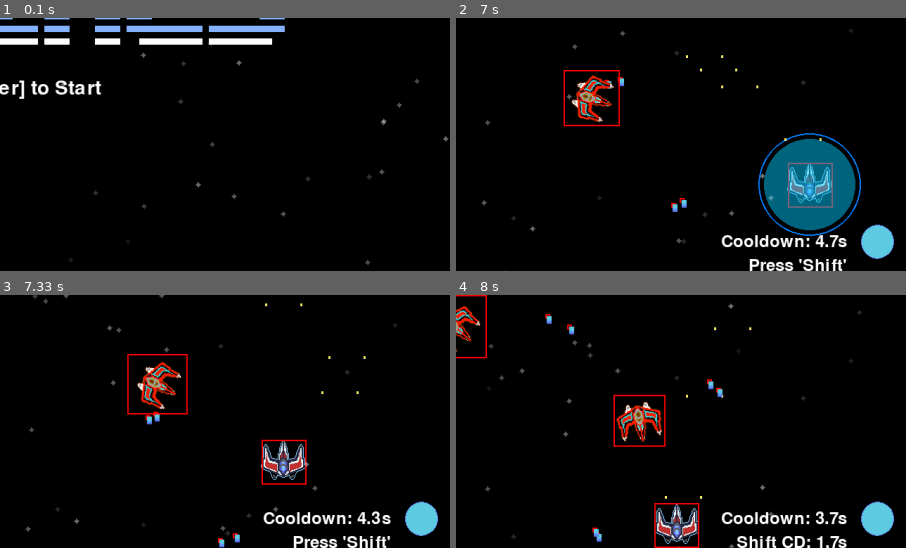
Above: before the commit, frames 1-4 (two rows, left to right).
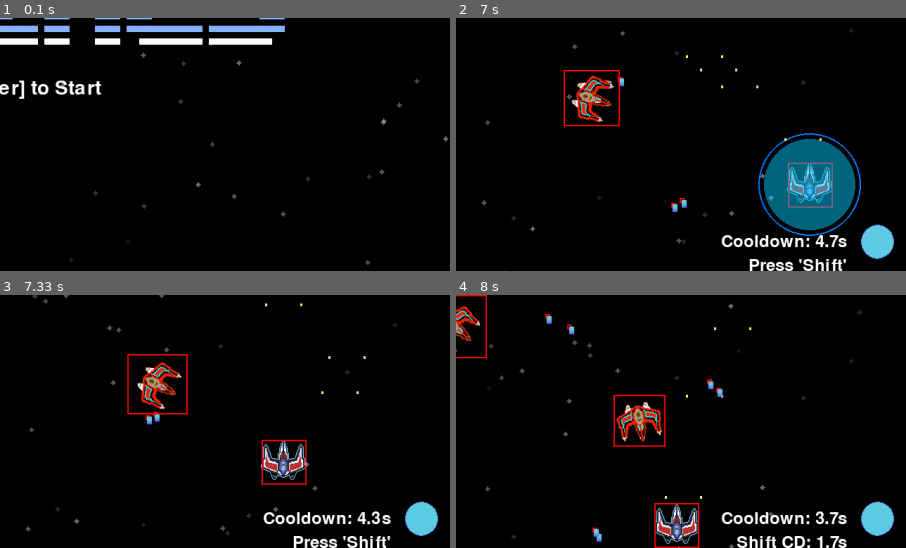
Above: after the commit, the same moments.

Repository: woelffer/gamedemo
Game: pygame game, started from pygamedemo.py
Two runs of this game, one before a commit and one after it. Both use one fixed random seed, a clock stepped at 60 frames per second and the inputs below.
Inputs:
- Up to frame 1 (0.1 s): no input
- Up to frame 2 (7 s): tap Enter at 0.33 s; tap E at 0.67, 1.15, 2.48, 3.82, 5.28, 6.62 s; hold D 1-1.47 s; tap Space at 1.07, 1.37, 1.57, 1.9, 2.2, 2.4, 2.7, 2.97, 3.3, 3.6, 3.73, 4.13, 4.43, 4.8, 5.2, 5.5, 5.7, 6, 6.2, 6.53, 6.83 s; hold W 1.5-1.8 s; hold D 1.83-2.3 s; tap Shift at 1.98, 3.38, 4.88, 6.28 s; hold A 2.33-2.87 s; hold S 2.9-3.2 s; hold A 3.23-3.63 s; hold W 3.67-4.03 s; hold D 4.07-4.7 s; hold S 4.73-5.1 s; hold A 5.13-5.6 s; hold D 5.63-6.1 s; hold W 6.13-6.43 s; hold D 6.47-6.93 s; hold A from 6.97 s (still down)
- Up to frame 3 (7.33 s): keep holding A; tap Space at 7.03 s
- Up to frame 4 (8 s): tap Space at 7.33, 7.6, 7.93 s; release A at 7.5 s; hold S 7.53-7.83 s; tap Shift at 7.68 s; hold A from 7.87 s (still down)
The pictures show only the part of the screen within x 50-100%, y 50-100%; the shares and areas given below are measured in that part.

Frames 1-2 are identical in both runs. In frame 3, 0.1% of the frame differs, in the area x 48-54%, y 94-100%; in frame 4, nothing differs.

Commit message:
shield now removes bullets

Diff:
--- a/pygamedemo.py
+++ b/pygamedemo.py
@@ -274,6 +274,22 @@
 
     #Check for circle collisions with enemies
     if player_model.circle_active:
+        # Approximate the player's circle with a rectangle
+        circle_rect = pygame.Rect(
+        player_model.pos_x - player_model.circle_radius,
+        player_model.pos_y - player_model.circle_radius,
+        2 * player_model.circle_radius,
+        2 * player_model.circle_radius
+        )
+        for enemy_bullet in enemy_bullets:
+        # Create a rectangle for the enemy bullet
+            bullet_rect = enemy_bullet.rect()  # Assumes rect() returns a pygame.Rect object
+
+            # Check if the bullet rectangle collides with the player's circle rectangle
+            if circle_rect.colliderect(bullet_rect):
+                # Handle collision: remove bullet and apply damage to the player
+                enemy_bullets_to_remove.add(enemy_bullet)
+
         circle_center = (player_model.pos_x + player_model.player_img.get_width() // 2, player_model.pos_y + player_model.player_img.get_height() // 2)
         for enemy in enemies:
             enemy_center = (enemy.pos_x + enemy.enemy_img.get_width() // 2, enemy.pos_y + enemy.enemy_img.get_height() // 2)
